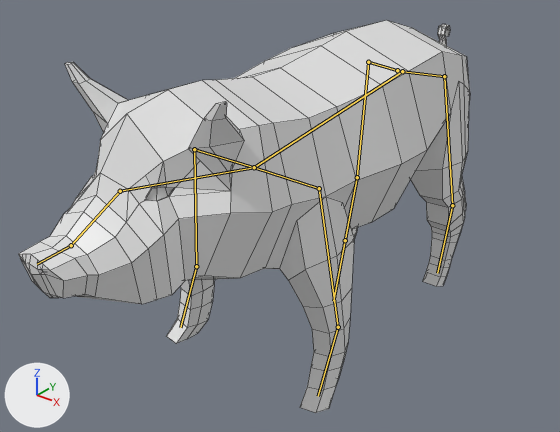
What one commit did to the FBX model Assets/Models/pig.fbx.
Camera for both pictures: a 50 mm lens placed at (3.27, -4.28, 3.62), pointed at (-0.21, 0.07, 0.93). Every picture has the same lights, and +X, +Y and +Z are marked at lower left. The picture after the commit comes second. The bones that change, and the others that lie on the model, are drawn over the model as lines. Mesh edges are drawn as thin lines.

In view in the first picture: 'pig'.
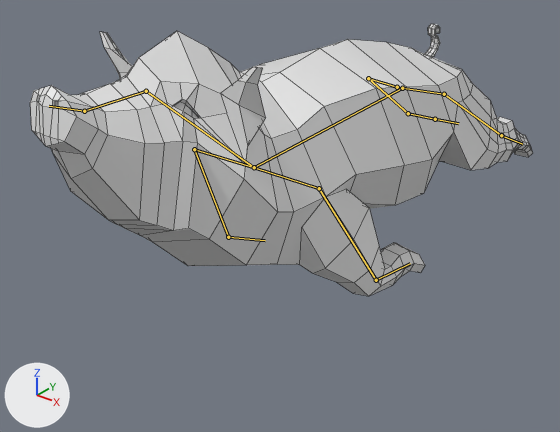
The newer file adds an action. The first version stands in its rest pose; the second is drawn at frame 1 of the action 'Armature|pig_jump'.

Changed parts and their boxes (x1, y1, x2, y2) in the pictures (560 x 432 px):
'pig', posed (12% wider, 31% shorter)
    before: (19, 20, 470, 413)
    after: (30, 24, 533, 296)
bone 'head', root to tip
    before: (254, 167) to (120, 191)
    after: (254, 167) to (146, 91)
bone 'arm L', root to tip
    before: (319, 188) to (338, 327)
    after: (319, 188) to (376, 280)
bone 'lower arm L', root to tip
    before: (338, 327) to (318, 396)
    after: (376, 280) to (410, 263)
bone 'Spine', root to tip
    before: (254, 167) to (402, 71)
    after: (254, 167) to (402, 88)
bone 'leg L', root to tip
    before: (444, 76) to (452, 205)
    after: (444, 94) to (501, 135)
bone 'lower leg L', root to tip
    before: (452, 205) to (437, 273)
    after: (501, 135) to (522, 144)
bone 'leg R', root to tip
    before: (368, 62) to (357, 177)
    after: (368, 78) to (408, 113)
bone 'lower leg R', root to tip
    before: (357, 177) to (345, 240)
    after: (408, 113) to (435, 119)
bone 'arm R', root to tip
    before: (194, 149) to (196, 266)
    after: (194, 149) to (228, 237)
bone 'lower arm R', root to tip
    before: (196, 266) to (180, 327)
    after: (228, 237) to (265, 240)

The change, as a list of edits to the scene's bpy script:
```text
Change bone_head:
    where bone_head = bpy.data.objects['Armature'].pose.bones['head']
    bone_head.rotation_quaternion: (1.0, 0.0, 0.0, 0.0) -> (0.969, -0.245, 0.0, 0.0)  # degrees (0, 0, 0) -> degrees (-28, 0, 0)
Change bone_arm_l:
    where bone_arm_l = bpy.data.objects['Armature'].pose.bones['arm L']  # child of 'shoulder L'
    bone_arm_l.rotation_quaternion: (1.0, 0.0, 0.0, 0.0) -> (0.971, -0.003, 0.029, 0.237)  # degrees (0, 0, 0) -> degrees (0, 3, 27)
Change bone_lower_arm_l:
    where bone_lower_arm_l = bpy.data.objects['Armature'].pose.bones['lower arm L']  # child of 'arm L'
    bone_lower_arm_l.rotation_quaternion: (1.0, 0.0, 0.0, 0.0) -> (0.779, -0.051, -0.001, 0.625)  # degrees (0, 0, 0) -> degrees (-5, 4, 77)
Change bone_spine:
    where bone_spine = bpy.data.objects['Armature'].pose.bones['Spine']
    bone_spine.rotation_quaternion: (1.0, 0.0, 0.0, 0.0) -> (0.999, -0.038, -0.001, 0.0)  # degrees (0, 0, 0) -> degrees (-4, 0, 0)
Change bone_leg_l:
    where bone_leg_l = bpy.data.objects['Armature'].pose.bones['leg L']  # child of 'hip L'
    bone_leg_l.rotation_quaternion: (1.0, 0.0, 0.0, 0.0) -> (0.878, 0.03, 0.055, 0.474)  # degrees (0, 0, 0) -> degrees (6, 4, 57)
Change bone_lower_leg_l:
    where bone_lower_leg_l = bpy.data.objects['Armature'].pose.bones['lower leg L']  # child of 'leg L'
    bone_lower_leg_l.rotation_quaternion: (1.0, 0.0, 0.0, 0.0) -> (0.97, 0.013, 0.0, 0.242)  # degrees (0, 0, 0) -> degrees (1, 0, 28)
Change bone_leg_r:
    where bone_leg_r = bpy.data.objects['Armature'].pose.bones['leg R']  # child of 'hip R'
    bone_leg_r.rotation_quaternion: (1.0, 0.0, 0.0, 0.0) -> (0.877, 0.03, -0.055, -0.476)  # degrees (0, 0, 0) -> degrees (6, -4, -57)
Change bone_lower_leg_r:
    where bone_lower_leg_r = bpy.data.objects['Armature'].pose.bones['lower leg R']  # child of 'leg R'
    bone_lower_leg_r.rotation_quaternion: (1.0, 0.0, 0.0, 0.0) -> (0.961, 0.014, 0.0, -0.277)  # degrees (0, 0, 0) -> degrees (2, 0, -32)
Change bone_arm_r:
    where bone_arm_r = bpy.data.objects['Armature'].pose.bones['arm R']  # child of 'shoulder R'
    bone_arm_r.rotation_quaternion: (1.0, 0.0, 0.0, 0.0) -> (0.982, -0.002, -0.023, -0.189)  # degrees (0, 0, 0) -> degrees (0, -3, -22)
Change bone_lower_arm_r:
    where bone_lower_arm_r = bpy.data.objects['Armature'].pose.bones['lower arm R']  # child of 'arm R'
    bone_lower_arm_r.rotation_quaternion: (1.0, 0.0, 0.0, 0.0) -> (0.833, -0.045, 0.0, -0.552)  # degrees (0, 0, 0) -> degrees (-4, -3, -67)
```
